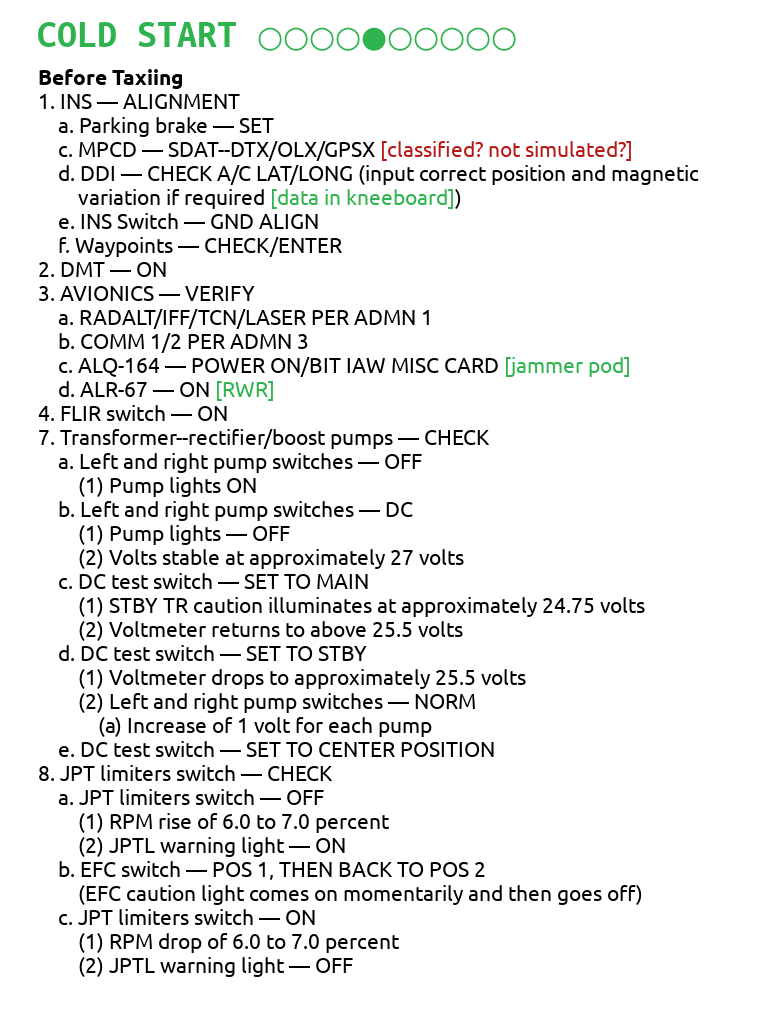
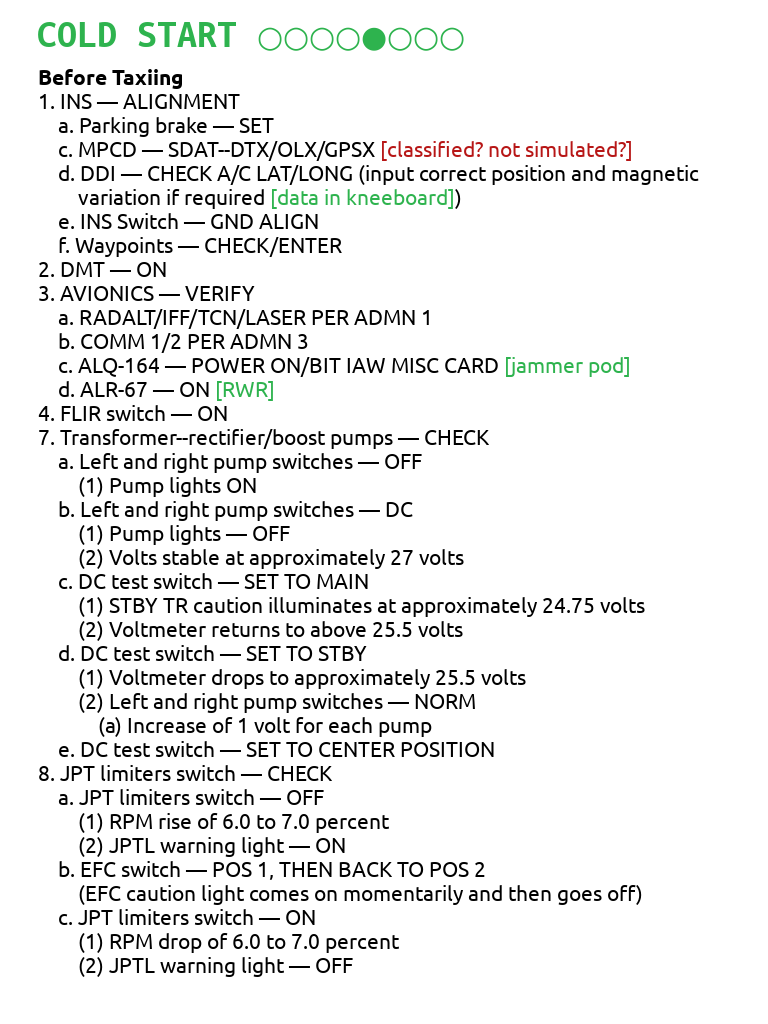
Comparing the layer stacks of the two w=768, h=1024 images. Changes:
renamed "COLD START ○○○○●○○○○○" to "COLD START ○○○○●○○○", painted on it over [466, 27, 516, 51]
